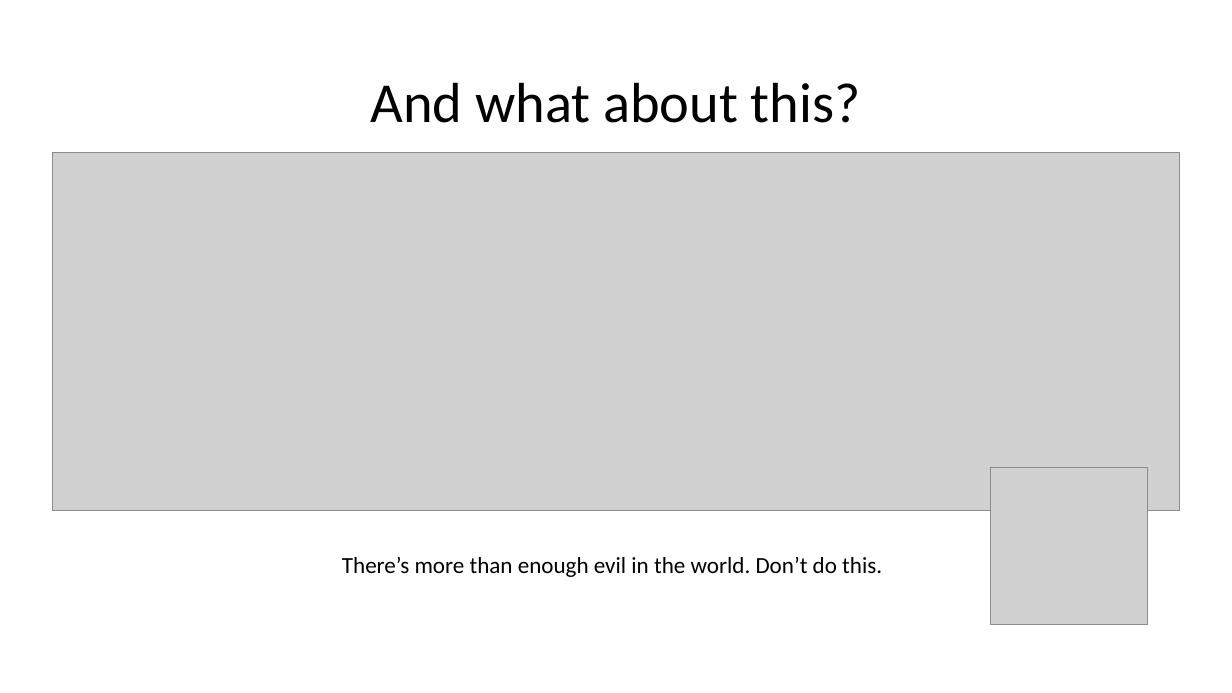
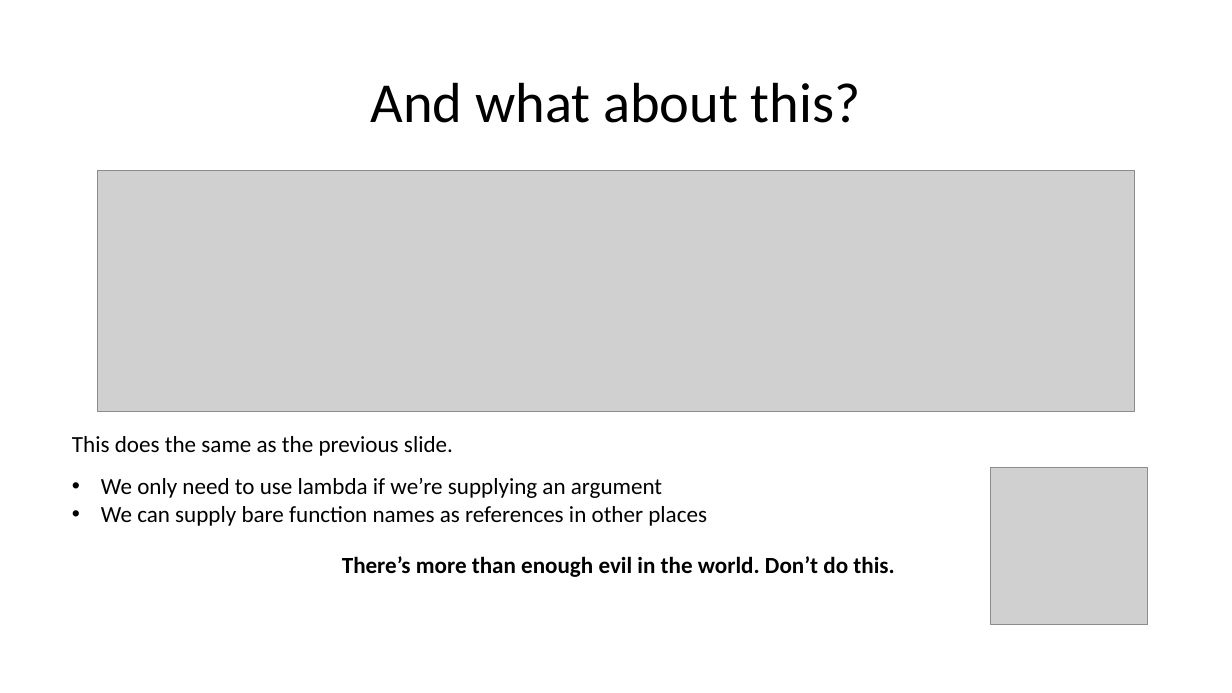
Before and after one commit to wilkotom/python_examples, a slide deck: slide 14 of Python as an additional language/Lesson 4/Session 4.pptx. Drawn at 1232x693 pixels with LibreOffice and Linux fonts; fonts in the diff are those of the drawing; grey boxes stand for pictures. Boxes give left, top, right and bottom in pixels: in the first picture for what was removed or moved away, otherwise in the second. Text is boxed around its words. In the diff, an @@ line names an element or a change of style, - is before the commit and + after.

```diff
--- a/Python as an additional language/Lesson 4/Session 4.pptx
+++ b/Python as an additional language/Lesson 4/Session 4.pptx
@@ picture: place and size @@
-picture at [53,152,1179,511]
+picture at [97,171,1135,411]
@@ text added at [72,436,453,456], 18 pt, text #000000 @@
+This does the same as the previous slide.
@@ text added at [101,478,707,526], 18 pt, text #000000 @@
+• We only need to use lambda if we’re supplying an argument
+• We can supply bare function names as references in other places
@@ text "There’s more than enough evil ..." at [342,556,894,577]: bold on @@
```
Also in this commit, not shown: 1 other slide changed.
